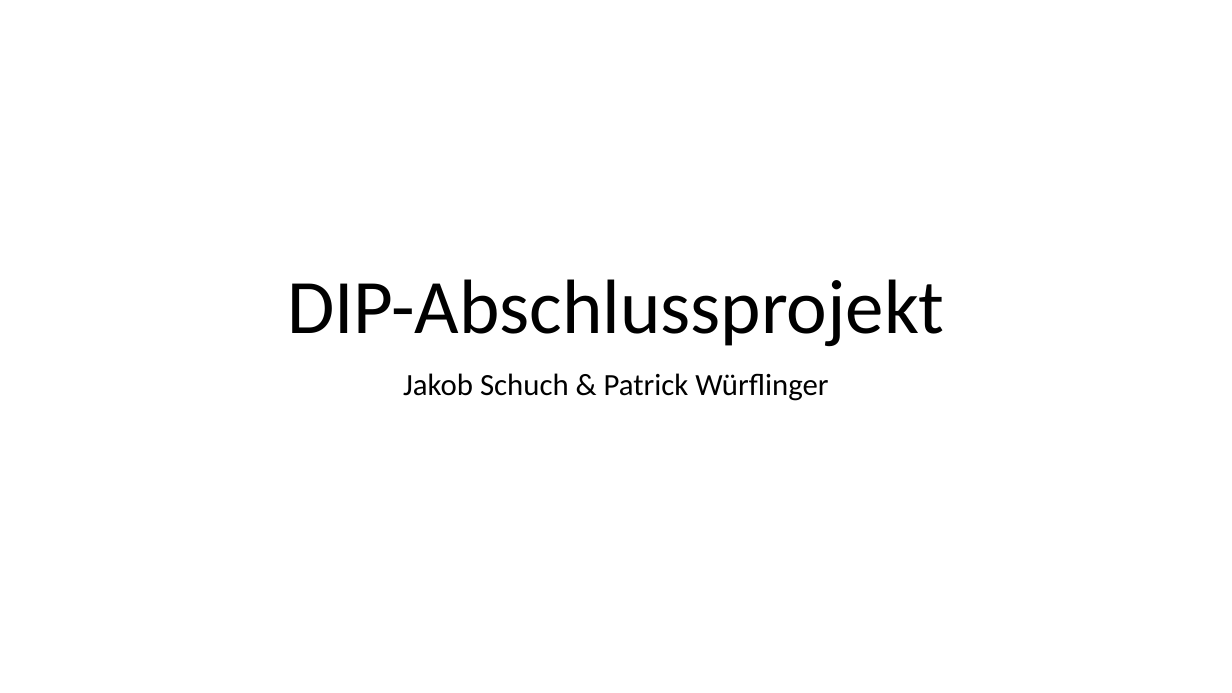
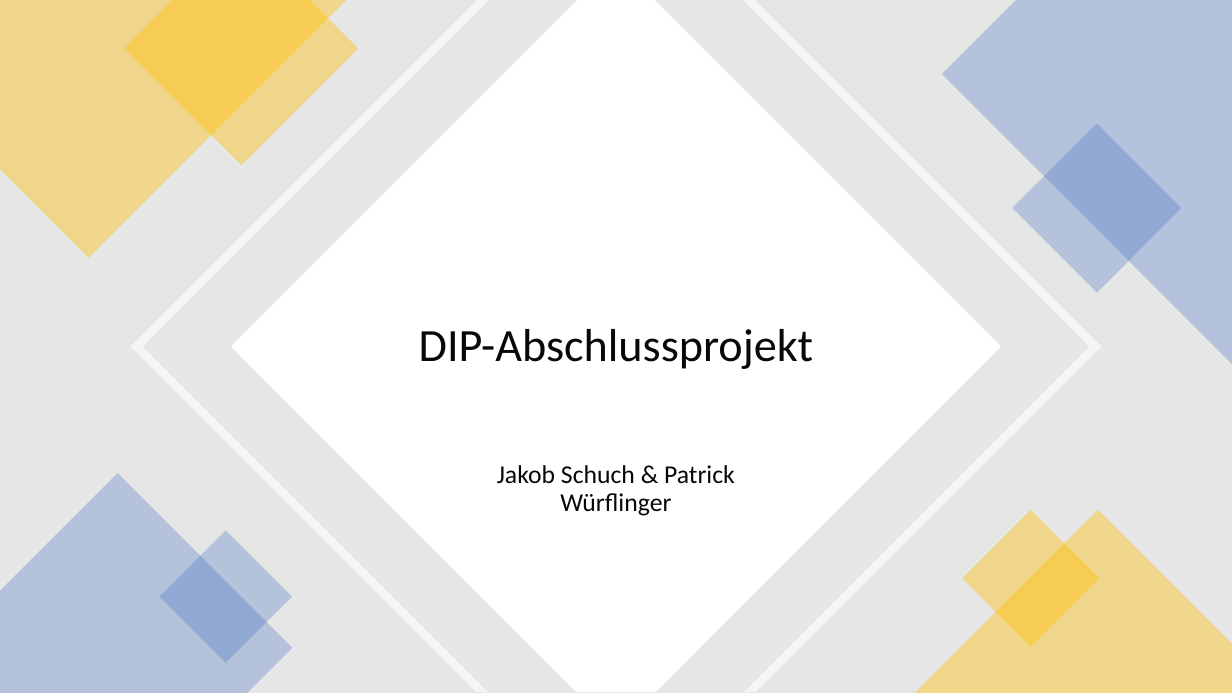
Before and after one commit to norbus161/Indiana-Jones-Defect-Detection, a slide deck: slide 1 of presentation/DIP-Project.pptx. Drawn at 1232x693 pixels with LibreOffice and Linux fonts; fonts in the diff are those of the drawing. Boxes give left, top, right and bottom in pixels: in the first picture for what was removed or moved away, otherwise in the second. Text is boxed around its words. In the diff, an @@ line names an element or a change of style, - is before the commit and + after.

```diff
--- a/presentation/DIP-Project.pptx
+++ b/presentation/DIP-Project.pptx
@@ rectangle added at <box>0,0,1232,693</box>, fill #E7E6E6 @@
@@ freeform shape added at <box>0,0,346,258</box>, fill #FFC000 at 40% opacity @@
@@ freeform shape added at <box>125,0,359,166</box>, fill #FFC000 at 40% opacity @@
@@ freeform shape added at <box>130,0,1102,693</box>, fill #FFFFFF at 60% opacity @@
@@ freeform shape added at <box>231,0,1001,693</box>, fill #FFFFFF @@
@@ freeform shape added at <box>942,0,1232,364</box>, fill #4472C4 at 30% opacity @@
@@ rectangle added at <box>1012,123,1182,293</box>, fill #4472C4 at 30% opacity @@
@@ title "DIP-Abschlussprojekt": place and size @@
-title "DIP-Abschlussprojekt" at <box>287,279,944,347</box>
+title "DIP-Abschlussprojekt" at <box>419,329,813,369</box>
@@ title "DIP-Abschlussprojekt" at <box>419,329,813,369</box>: size 60 to 36 pt, text colour #000000 to #080808; vertical alignment bottom to middle @@
@@ freeform shape added at <box>0,474,292,693</box>, fill #4472C4 at 30% opacity @@
@@ subtitle "Jakob Schuch & Patrick Würflinger": place and size @@
-subtitle "Jakob Schuch & Patrick Würflinger" at <box>403,373,828,401</box>
+subtitle "Jakob Schuch & Patrick Würflinger" at <box>497,465,735,516</box>
@@ subtitle "Jakob Schuch & Patrick Würflinger" at <box>497,465,735,516</box>: size 24 to 20 pt, text colour #000000 to #080808 @@
@@ rectangle added at <box>962,509,1100,647</box>, fill #FFC000 at 40% opacity @@
@@ rectangle added at <box>160,530,293,664</box>, fill #4472C4 at 30% opacity @@
@@ freeform shape added at <box>914,510,1232,693</box>, fill #FFC000 at 40% opacity @@
```
Also in this commit, not shown: 10 slides added.
